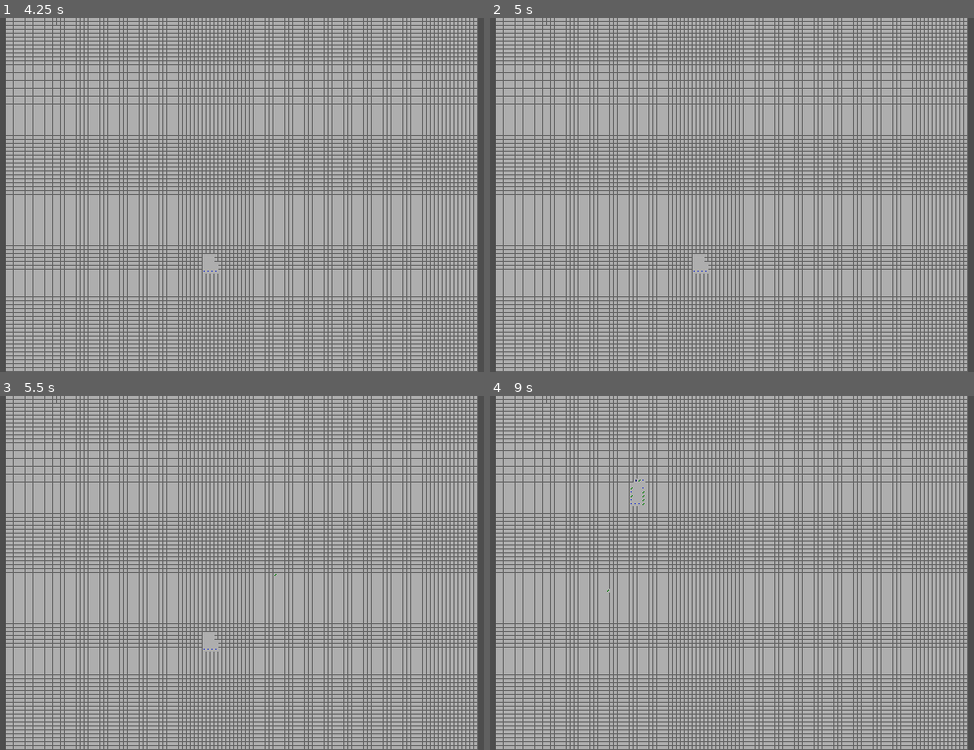
Above: before the commit, frames 1-4 (two rows, left to right).
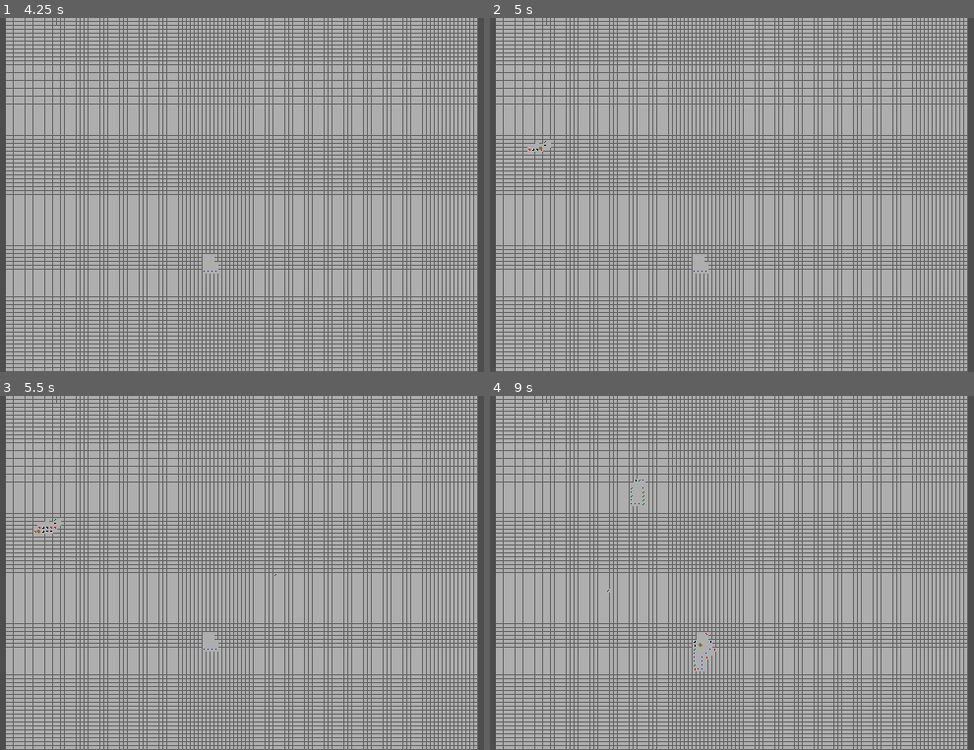
Above: after the commit, the same moments.

Repository: golopogus/overmine_testing
Game: Godot game, scene res://chunk_scene.tscn
The game is run twice, just before and just after one commit, with the same random seed, the same clock (stepped at 60 frames per second) and the same inputs. This scene is started directly instead of the project's main scene.
Inputs (mouse positions are in pixels of both pictures, inside the frame that each line leads up to):
- Up to frame 1 (4.25 s): tap Enter at 0.5 s; move the mouse to (382, 177) at 0.52 s; hold Up (ui_up) 0.53-1.28 s; tap A (add) at 0.6 s; click (382, 177) at 0.67 s; tap M (restart) every 0.75 s from 1.25 to 3.5 s; move the mouse to (116, 212) at 1.27 s; click (116, 212) at 1.35 s; move the mouse to (304, 117) at 2.02 s; hold Middle mouse button (pan) 2.03-2.78 s; hold Up (ui_up) 2.03-3.53 s; move the mouse to (208, 265) at 2.77 s; right-click (208, 265) at 2.85 s; click (208, 265) at 2.92 s; move the mouse to (430, 248) at 3.52 s; tap R (rotate) at 3.6 s
- Up to frame 2 (5 s): tap M (restart) at 4.25 s; move the mouse to (543, 141) at 4.27 s; tap S (subtract) at 4.35 s
- Up to frame 3 (5.5 s): move the mouse to (275, 573) at 5.02 s; tap A (add) at 5.1 s; click (275, 573) at 5.17 s
- Up to frame 4 (9 s): move the mouse to (635, 484) at 5.77 s; hold Up (ui_up) 5.78-8.03 s; click (635, 484) at 5.85 s; move the mouse to (872, 555) at 6.52 s; hold Middle mouse button (pan) 6.53-7.28 s; move the mouse to (606, 590) at 7.27 s; right-click (606, 590) at 7.35 s; click (606, 590) at 7.42 s; move the mouse to (794, 495) at 8.02 s; tap R (rotate) at 8.1 s; move the mouse to (698, 643) at 8.77 s; tap S (subtract) at 8.85 s

Frame 1 is identical in both runs. In frame 2, less than 0.1% of the frame differs, in the area x 7-13%, y 34-38%; in frame 3, less than 0.1%; in frame 4, 0.1%, in the area x 41-47%, y 66-78%.
Error before the commit: Parse Error: Expected expression after "or" operator. (res://ball.gd:136)
Error after the commit: Invalid assignment of property or key 'text' with value of type 'String' on a base object of type 'null instance'. (res://main_scene.gd:637)

Commit message:
finished ball mechanic need to ad more pts and when it spawns

Diff:
--- a/overmine/ball.gd
+++ b/overmine/ball.gd
@@ -1,6 +1,7 @@
 extends Sprite2D
 
 var tile_size
+var next_pts = []
 var initial_pos
 var current_pt
 var next_leading_pt
@@ -21,26 +22,14 @@
 var current_tiles = []
 #		'tile':nearest = floor(pos / Vector2(x_length,y_length)) * Vector2(x_length,y_length) + initial_pos
 
-var speed = 1
+var speed = 5
 var dir = Vector2()
 
 func _ready() -> void:
 	position = get_global_mouse_position()
 	Globals.get_init(self.get_path())
 	get_rand_dir()
-	leading_pt = position + radius * dir
-	left_pt = position + Vector2(dir.y,-dir.x) * radius
-	right_pt = position + Vector2(-dir.y,dir.x) * radius
-	current_pts.append(leading_pt)
-	current_pts.append(left_pt)
-	current_pts.append(right_pt)
-	leading_tile = get_nearest_tile(leading_pt)
-	left_tile = get_nearest_tile(left_pt)
-	right_tile = get_nearest_tile(right_pt)
-	current_tile = get_nearest_tile(position)
-	current_tiles.append(leading_tile)
-	current_tiles.append(left_tile)
-	current_tiles.append(right_tile)
+
 
 
 func set_init(size,pos):
@@ -51,26 +40,16 @@
 func _process(_delta: float) -> void:
 
 	velocity = speed * dir
-	leading_pt = position + radius * dir
-	left_pt = position + Vector2(dir.y,-dir.x) * radius
-	right_pt = position + Vector2(-dir.y,dir.x) * radius
-	current_pts.append(leading_pt)
-	current_pts.append(left_pt)
-	current_pts.append(right_pt)
+	calculate_pts()
 
-	leading_tile = get_nearest_tile(leading_pt)
-	left_tile = get_nearest_tile(left_pt)
-	right_tile = get_nearest_tile(right_pt)
-	current_tiles.append(leading_tile)
-	current_tiles.append(left_tile)
-	current_tiles.append(right_tile)
+	#calculate_next_pts()
 
-	next_leading_pt = leading_pt + velocity
-	next_left_pt = left_pt + velocity
-	next_right_pt = right_pt + velocity
+	next_leading_pt = current_pts[0] + velocity
+	next_left_pt = current_pts[1] + velocity
+	next_right_pt = current_pts[2] + velocity
 
 
-	var next_pts = [next_leading_pt,next_left_pt,next_right_pt]
+	next_pts = [next_leading_pt,next_left_pt,next_right_pt]
 	var next_tiles = []
 	for pt in next_pts:
 		next_tiles.append(get_nearest_tile(pt))
@@ -82,7 +61,8 @@
 				current_pt = current_pts[i]
 				current_tile = current_tiles[i]
 				next_tile = next_tiles[i]
-				Globals.get_tiles(self.get_path(),[nearest_tiles[i]],'ball')
+
+				Globals.get_tiles(self.get_path(),[next_tiles[i]],'ball')
 
 
 	#for pt in next_pts:
@@ -101,7 +81,7 @@
 	velocity = speed * dir
 	position += velocity
 	if flipped == false:
-		current_tiles = nearest_tiles
+		current_tiles = next_tiles
 	elif flipped == true:
 		current_tiles = []
 		leading_pt = position + radius * dir
@@ -124,44 +104,37 @@
 	if tile['clicked'] == true:
 		pass
 	else:
-		print("before flip: ", dir)
+		Globals.click_tile(next_tile)
 		flip()
-		print("after flip: ", dir)
 
 
 
 func flip():
 	flipped = true
 
-	if
-		print('sure')
+	if get_nearest_tile(current_pt + Vector2(-velocity.x,velocity.y)) != next_tile:
+		dir.x *= -1
+	elif get_nearest_tile(current_pt + Vector2(velocity.x,-velocity.y)) != next_tile:
+		dir.y *= -1
 	else:
-		print('wrong')
-	#elif get_nearest_tile(current_pt + Vector2(velocity.x,-velocity.y)) != next_tile:
-		#dir.y *= -1
-
-	#var tile_dir = next_tile - current_tile
-	#
-	#if tile_dir.x == 0:
-	#
-		#dir.y *= -1
-	#elif tile_dir.y == 0:
-		#dir.x *= -1
-	#
-	#else:
-		#tile_dir = next_tile + Vector2(8,8) - position
-		#if abs(tile_dir.x) < abs(tile_dir.y):
-			#dir.y *= -1
-			#
-		#else:
-			#dir.x *= -1
+		dir *= -1
 
 
+func calculate_pts():
+	current_tiles = []
+	current_pts = []
+	var angle = dir.angle()
+	var pts_dict = {
+		'pt1': position + radius * dir,
+		'pt2': position + radius * Vector2(-dir.y,dir.x),
+		'pt3': position + radius * Vector2(dir.y,-dir.x),
+		'pt4': position + radius * Vector2.from_angle(angle + PI/4.0),
+		'pt5': position + radius * Vector2.from_angle(angle - PI/4.0)
+	}
 
-
-	#else:
-		#dir *= -1
-
+	for pt in pts_dict:
+		current_pts.append(pts_dict[pt])
+		current_tiles.append(get_nearest_tile(pts_dict[pt]))
 
 
 
